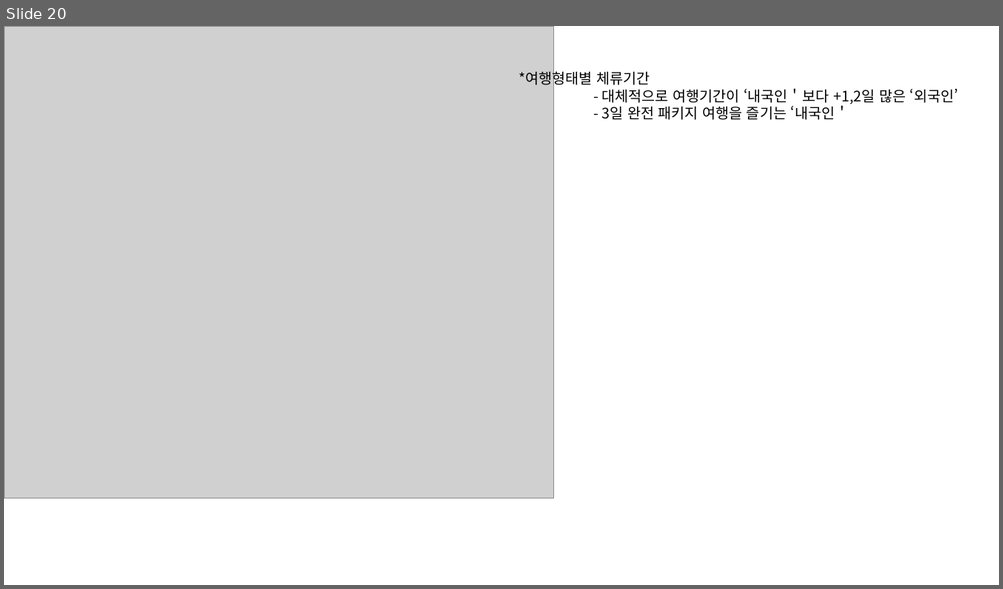
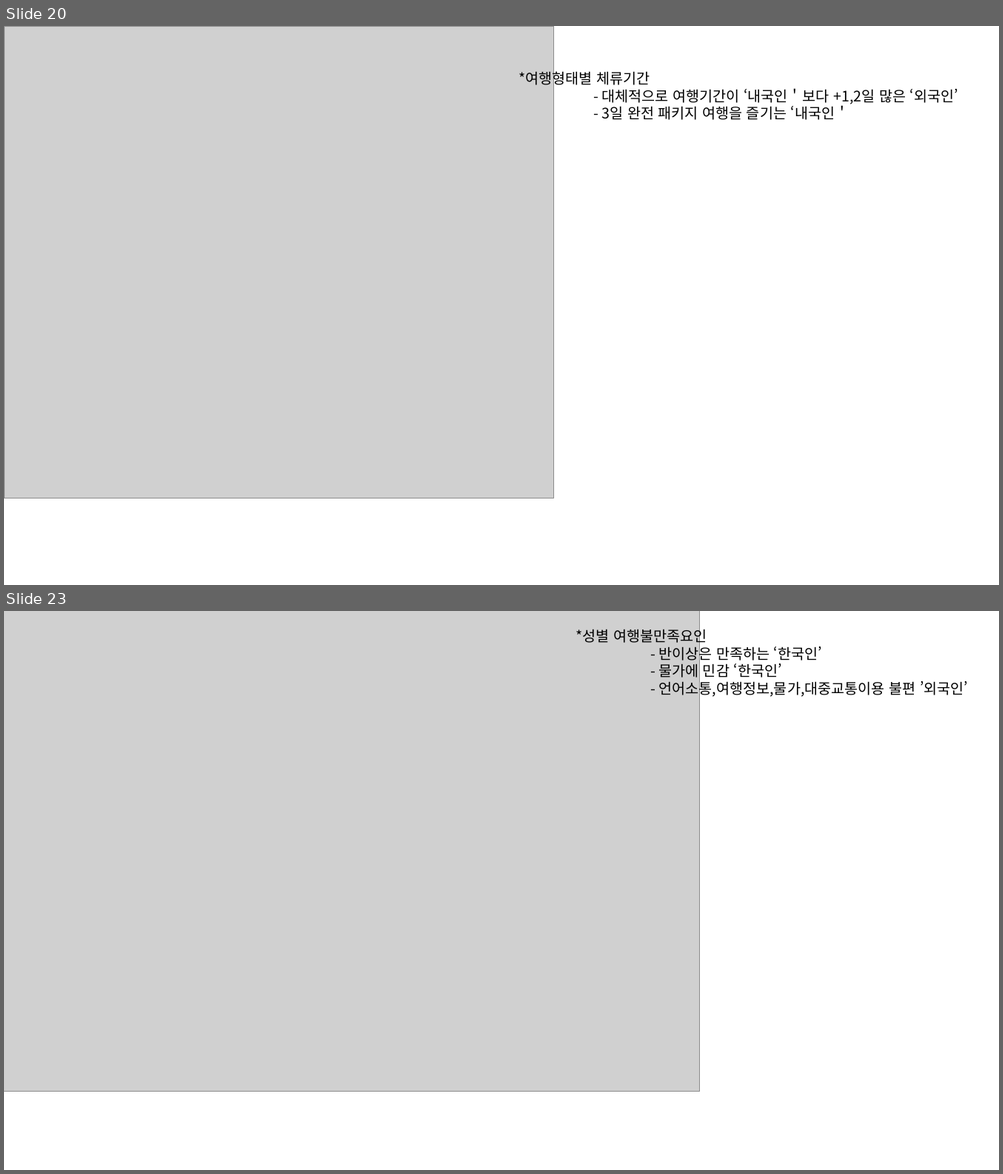
Before and after one commit to so-jeong0127/6-project, a slide deck: 김신혁/191215/r 그래프.pptx. Shown one above the other, each under a label of ours: slide 20 before the commit, slides 20 and 23 after it; the slides between them are not shown. The pictures are 1003x589 and 1003x1174 pixels, drawn with LibreOffice and Linux fonts; fonts in the diff are those of the drawing; grey boxes stand for pictures. Boxes give left, top, right and bottom in pixels: in the first picture for what was removed or moved away, otherwise in the second. Text is boxed around its words. In the diff, an @@ line names an element or a change of style, - is before the commit and + after.

```diff
--- a/김신혁/191215/r 그래프.pptx
+++ b/김신혁/191215/r 그래프.pptx
@@ slide 23 added at [4,611,999,1170], background #FFFFFF @@
@@ picture added at [4,611,700,1092] @@
@@ text added at [575,627,967,698], 14 pt, text #000000 @@
+*성별 여행불만족요인
+- 반이상은 만족하는 ‘한국인’
+- 물가에 민감 ‘한국인’
+- 언어소통,여행정보,물가,대중교통이용 불편 ’외국인’
```
Also in this commit, not shown: 1 slide changed, 6 other slides added, 30 other files.
